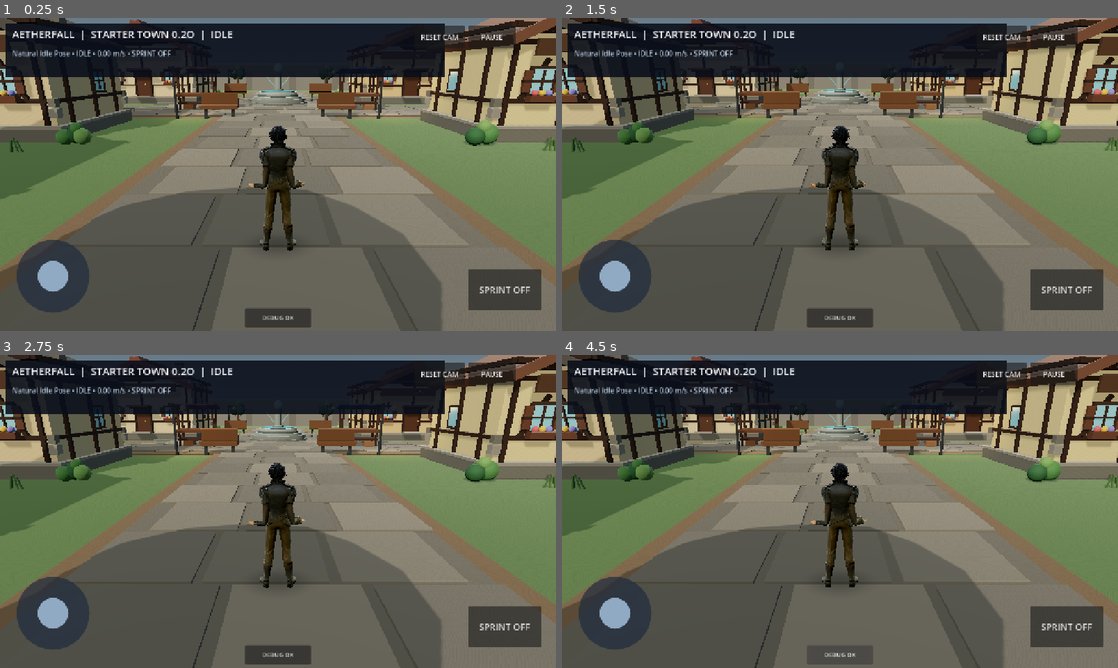
Above: before the commit, frames 1-4 (two rows, left to right).
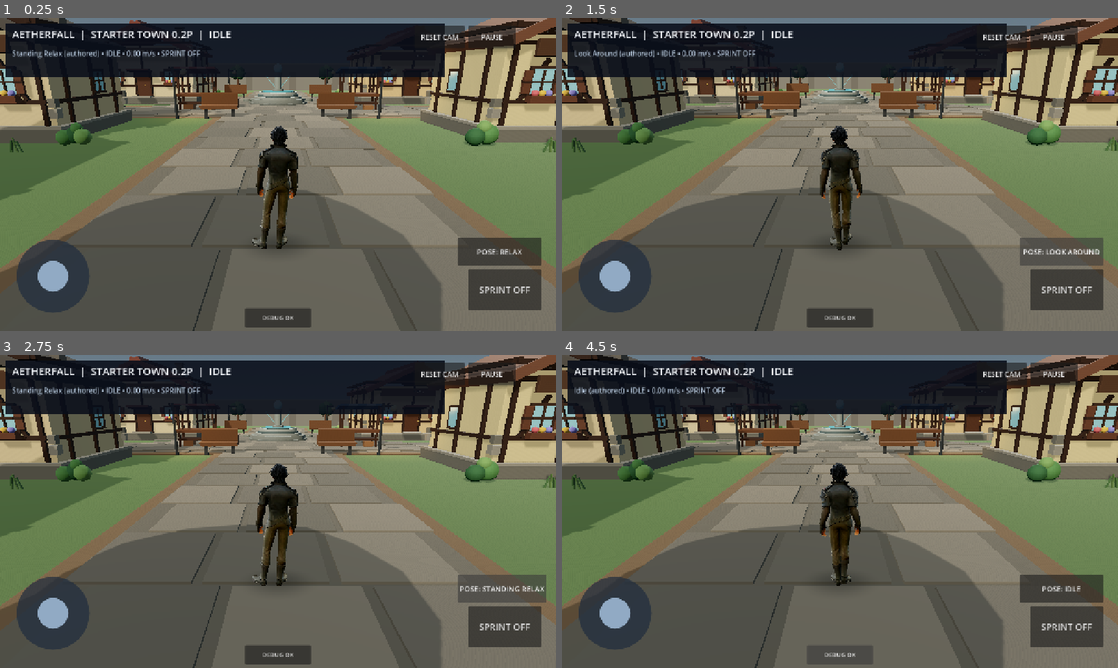
Above: after the commit, the same moments.

Repository: demetrecerrone-star/Aetherfall
Game: Godot game, scene res://starter_town.tscn
Same seed, same stepped clock (60 frames per second), same inputs: the game is played once before the commit and once after it.
Inputs (mouse positions are in pixels of both pictures, inside the frame that each line leads up to):
- Up to frame 1 (0.25 s): no input
- Up to frame 2 (1.5 s): click (1062, 252) at 0.5 s, where only the run after the commit has a clickable "POSE: RELAX"; click (1062, 252) at 1.25 s, where only the run after the commit has a clickable "POSE: IDLE"
- Up to frame 3 (2.75 s): click (500, 589) at 2 s, where only the run after the commit has a clickable "POSE: LOOK AROUND"
- Up to frame 4 (4.5 s): click (1062, 589) at 2.75 s, where only the run after the commit has a clickable "POSE: STANDING RELAX"; click "DEBUG OK" at 3.5 s; click "DEBUG OK" at 4.25 s

The runs differ from the first frame. In frame 1, 4.4% of the frame differs, in the area x 0-100%, y 0-100%; in frame 2, 4.8%; in frame 3, 4.3%; in frame 4, 4.4%.

Commit message:
Use original seven-clip Mixamo GLB, authored Standing Relax idle and phone pose selector v0.2P

Diff:
--- a/cleanroom/starter_town.gd
+++ b/cleanroom/starter_town.gd
@@ -3,7 +3,9 @@
 ## Loads the supplied GLB directly and adds game-ready preview behavior:
 ## gameplay locomotion test: touch movement, camera orbit, auto animation states, grounding.
 
-const MODEL_PATH := "res://models/tripo_adventurer.glb"
+# Same verified Mixamo/Tripo skin and rig, now with seven authored clips.
+const MODEL_PATH := "res://models/anime+adventurer+3d+model (1).glb"
+const IDLE_OPTIONS := ["standing_relax", "idle", "look_around"]
 const MOTION_BLEND_TIME := 0.24
 const WALK_SPEED := 0.92
 const RUN_SPEED := 1.06
@@ -13,10 +15,6 @@
 const FOOT_TO_SOLE_SOURCE_Y := 0.067
 const TOE_TO_SOLE_SOURCE_Y := 0.017
 const SOLE_CLEARANCE_WORLD := 0.010
-# Adjust idle stance separately from the already-calibrated sole-height offsets.
-const IDLE_ARM_LOWER_DEGREES := 86.0
-const IDLE_ELBOW_BEND_DEGREES := 12.0
-const IDLE_WRIST_ROLL_DEGREES := 92.0
 const WALK_WORLD_SPEED := 1.75
 const RUN_WORLD_SPEED := 4.15
 const MOVE_ACCEL := 7.5
@@ -39,7 +37,6 @@
 var _skeleton: Skeleton3D
 var _animation: AnimationPlayer
 var _neutral_pose: Array[Transform3D] = []
-var _idle_pose: Array[Transform3D] = []
 var _transition_from: Array[Transform3D] = []
 var _transition_elapsed := 0.0
 var _transitioning := false
@@ -70,7 +67,6 @@
 var _detail: Label
 var _motion := "IDLE"
 var _paused := false
-var _idle_time := 0.0
 var _loaded := false
 
 # Gameplay locomotion harness.
@@ -87,6 +83,8 @@
 var _joystick_base: Panel
 var _joystick_knob: Panel
 var _sprint_button: Button
+var _pose_button: Button
+var _idle_option_index := 0
 var _world_blockers: Array[Rect2] = []
 var _circle_blockers: Array[Vector3] = []
 var _boundary_flash := 0.0
@@ -1035,6 +1033,21 @@
     _sprint_button.toggled.connect(_on_sprint_toggled)
     ui.add_child(_sprint_button)
 
+    # Compare all three authored idle clips without another rebuild.
+    _pose_button = Button.new()
+    _pose_button.text = "POSE: RELAX"
+    _pose_button.anchor_left = 1.0
+    _pose_button.anchor_right = 1.0
+    _pose_button.anchor_top = 1.0
+    _pose_button.anchor_bottom = 1.0
+    _pose_button.offset_left = -226.0
+    _pose_button.offset_right = -34.0
+    _pose_button.offset_top = -215.0
+    _pose_button.offset_bottom = -150.0
+    _pose_button.add_theme_font_size_override("font_size", 17)
+    _pose_button.pressed.connect(_cycle_idle_pose)
+    ui.add_child(_pose_button)
+
     var pause_button := Button.new()
     pause_button.text = "PAUSE"
     pause_button.anchor_left = 1.0
@@ -1059,7 +1072,7 @@
 
 func _set_status(title: String, detail: String) -> void:
     if _status != null:
-        _status.text = "AETHERFALL  |  STARTER TOWN 0.2O  |  " + title
+        _status.text = "AETHERFALL  |  STARTER TOWN 0.2P  |  " + title
     if _detail != null:
         _detail.text = detail
 
@@ -1130,6 +1143,10 @@
     if walk_clip.is_empty() or run_clip.is_empty():
         _fail("Walk/Run clips were not found. Imported: %s" % [str(_animation.get_animation_list())])
         return
+    for idle_option in IDLE_OPTIONS:
+        if _clip_for(idle_option).is_empty():
+            _fail("Missing authored pose %s in: %s" % [idle_option, str(_animation.get_animation_list())])
+            return
 
     _neutral_pose.clear()
     for i in range(_skeleton.get_bone_count()):
@@ -1157,13 +1174,20 @@
 
     _neutral_hips_origin = _skeleton.get_bone_pose(_hips_index).origin
     _neutral_model_position = _model.position
-    _diag_stage("AF-PLAYER-320", "Rig ready. Building relaxed idle and sole grounding.")
-    _build_relaxed_idle_pose()
+    _diag_stage("AF-PLAYER-320", "Rig ready. Applying authored Standing Relax pose and sole grounding.")
+    # Advance to the real animation pose BEFORE measuring the shoe sole. Unlike
+    # the previous hand-rotated bind pose, this is exactly what the user sees.
+    var starting_idle := _selected_idle_clip()
+    var initial_anim := _animation.get_animation(starting_idle)
+    if initial_anim != null:
+        initial_anim.loop_mode = Animation.LOOP_LINEAR
+    _animation.play(starting_idle)
+    _animation.advance(0.0)
     _align_neutral_feet_to_floor()
 
     _loaded = true
     _set_motion("IDLE")
-    _set_status("READY", "Visual Pass 1 • object collision + wall boundary • Tap SPRINT • drag right side to look")
+    _set_status("READY", "Authored Mixamo idle poses • Tap POSE to compare • Joystick moves • Tap SPRINT to run")
     _diag_stage("AF-READY-900", "Starter Town, character, rig, animations and controls initialized successfully.")
 
 func _polish_actor_materials(node: Node) -> void:
@@ -1233,34 +1257,6 @@
             result.append(i)
     return result
 
-func _apply_relaxed_fingers() -> void:
-    if _skeleton == null:
-        return
-    # Keep finger joints loose, with a softer thumb bend. Only used in idle;
-    # Walk and Run continue to use the original Mixamo animation clips.
-    for i in range(_left_finger_bones.size()):
-        var bone_index := _left_finger_bones[i]
-        var name := String(_skeleton.get_bone_name(bone_index)).to_lower()
-        var amount := 11.0
-        if name.contains("thumb"):
-            amount = 6.0
-        elif name.ends_with("2"):
-            amount = 16.0
-        elif name.ends_with("3"):
-            amount = 19.0
-        _apply_local_rotation(bone_index, Vector3.FORWARD, amount)
-    for i in range(_right_finger_bones.size()):
-        var bone_index := _right_finger_bones[i]
-        var name := String(_skeleton.get_bone_name(bone_index)).to_lower()
-        var amount := -11.0
-        if name.contains("thumb"):
-            amount = -6.0
-        elif name.ends_with("2"):
-            amount = -16.0
-        elif name.ends_with("3"):
-            amount = -19.0
-        _apply_local_rotation(bone_index, Vector3.FORWARD, amount)
-
 func _clip_for(mode: String) -> String:
     if _animation == null:
         return ""
@@ -1281,40 +1277,71 @@
     _transition_elapsed = 0.0
     _transitioning = _transition_from.size() == _neutral_pose.size()
 
+func _selected_idle_clip() -> String:
+    return _clip_for(String(IDLE_OPTIONS[_idle_option_index]))
+
+
+func _idle_label() -> String:
+    match String(IDLE_OPTIONS[_idle_option_index]):
+        "standing_relax":
+            return "Standing Relax"
+        "idle":
+            return "Idle"
+        "look_around":
+            return "Look Around"
+    return "Idle"
+
+
+func _cycle_idle_pose() -> void:
+    if not _loaded or _paused:
+        return
+    _idle_option_index = (_idle_option_index + 1) % IDLE_OPTIONS.size()
+    if _pose_button != null:
+        _pose_button.text = "POSE: " + _idle_label().to_upper()
+    if _motion == "IDLE":
+        # Smooth transition from the current frame into the selected full-body
+        # authored pose, preserving the world actor's position and sole offset.
+        _set_motion("IDLE")
+    else:
+        _set_status(_motion, _motion_detail())
+
+
 func _set_motion(mode: String) -> void:
     if not _loaded or _animation == null:
         _motion = mode
         return
 
+    var clip_name := _selected_idle_clip() if mode == "IDLE" else _clip_for(mode)
+    if clip_name.is_empty():
+        _fail("Missing animation clip for " + mode)
+        return
+
     _capture_transition_pose()
     _paused = false
     _motion = mode
-
-    if mode == "IDLE":
-        # Preserve the current gait frame. _process blends it smoothly into the
-        # living neutral pose instead of snapping straight to bind pose.
-        _animation.stop(true)
-        _idle_time = 0.0
-    else:
-        var clip_name := _clip_for(mode)
-        if clip_name.is_empty():
-            _fail("Missing animation clip for " + mode)
-            return
-        var clip := _animation.get_animation(clip_name)
-        if clip != null:
-            clip.loop_mode = Animation.LOOP_LINEAR
-        var speed := WALK_SPEED if mode == "WALK" else RUN_SPEED
-        _animation.speed_scale = 1.0
-        # Manual skeleton blending below works even when coming from procedural idle.
-        _animation.play(clip_name, 0.0, speed)
-
+    var clip := _animation.get_animation(clip_name)
+    if clip != null:
+        clip.loop_mode = Animation.LOOP_LINEAR
+
+    var speed := 1.0
+    if mode == "WALK":
+        speed = WALK_SPEED
+    elif mode == "RUN":
+        speed = RUN_SPEED
+    _animation.speed_scale = 1.0
+    # Never stop() into a hand-twisted bind pose. All three idle modes are
+    # genuine animations driving every joint from the verified model.
+    _animation.play(clip_name, 0.0, speed)
     _set_status(mode, _motion_detail())
+
 
 func _motion_detail() -> String:
     var sprint_state := "SPRINT ON" if _sprint_held else "SPRINT OFF"
     if _boundary_flash > 0.0:
         return "COLLISION • %.2f m/s • %s • solid town geometry" % [_move_speed, sprint_state]
-    return "Natural Idle Pose • %s • %.2f m/s • %s" % [_motion, _move_speed, sprint_state]
+    var clip_label := _idle_label() if _motion == "IDLE" else _motion.capitalize()
+    return "%s (authored) • %s • %.2f m/s • %s" % [clip_label, _motion, _move_speed, sprint_state]
+
 
 func _on_sprint_toggled(enabled: bool) -> void:
     _sprint_held = enabled
@@ -1365,57 +1392,6 @@
     _move_input = Vector2.ZERO
     _move_touch = -1
     _set_joystick_visual(Vector2.ZERO)
-
-func _build_relaxed_idle_pose() -> void:
-    _idle_pose.clear()
-    if _skeleton == null or _neutral_pose.size() != _skeleton.get_bone_count():
-        return
-    # Start from the imported bind pose, then lower the T-pose arms into a
-    # relaxed game-ready stance. These signs are measured for this Mixamo rig.
-    for i in range(_neutral_pose.size()):
-        _skeleton.set_bone_pose(i, _neutral_pose[i])
-    # Relax both shoulders toward the thighs, add a small natural elbow bend,
-    # and remove the nearly 180-degree wrist twist visible in the 0.2N test.
-    _apply_local_rotation(_left_arm_index, Vector3.RIGHT, -IDLE_ARM_LOWER_DEGREES)
-    _apply_local_rotation(_right_arm_index, Vector3.RIGHT, IDLE_ARM_LOWER_DEGREES)
-    _apply_local_rotation(_left_forearm_index, Vector3.BACK, IDLE_ELBOW_BEND_DEGREES)
-    _apply_local_rotation(_right_forearm_index, Vector3.BACK, -IDLE_ELBOW_BEND_DEGREES)
-    _apply_local_rotation(_left_hand_index, Vector3.RIGHT, IDLE_WRIST_ROLL_DEGREES)
-    _apply_local_rotation(_right_hand_index, Vector3.RIGHT, IDLE_WRIST_ROLL_DEGREES)
-    _apply_relaxed_fingers()
-    for i in range(_skeleton.get_bone_count()):
-        _idle_pose.append(_skeleton.get_bone_pose(i))
-
-func _reset_idle_target() -> void:
-    if _skeleton == null or _idle_pose.size() != _skeleton.get_bone_count():
-        return
-    for i in range(_idle_pose.size()):
-        _skeleton.set_bone_pose(i, _idle_pose[i])
-
-func _apply_idle_offsets(delta: float) -> void:
-    _idle_time += delta
-    var breath := sin(_idle_time * TAU / 4.4)
-    var sway := sin(_idle_time * TAU / 6.8 + 0.7)
-
-    if _hips_index >= 0:
-        var hips := _skeleton.get_bone_pose(_hips_index)
-        hips.origin.y += breath * 0.0018
-        _skeleton.set_bone_pose(_hips_index, hips)
-    _apply_local_rotation(_spine_index, Vector3.RIGHT, breath * 0.55 + sway * 0.18)
-    _apply_local_rotation(_spine1_index, Vector3.RIGHT, breath * 0.75)
-    _apply_local_rotation(_spine1_index, Vector3.FORWARD, sway * 0.32)
-    _apply_local_rotation(_head_index, Vector3.UP, sway * 0.45)
-    _apply_local_rotation(_head_index, Vector3.RIGHT, -breath * 0.20)
-    # Breathing moves the upper arms subtly, never the knees or feet.
-    _apply_local_rotation(_left_arm_index, Vector3.FORWARD, breath * 0.32)
-    _apply_local_rotation(_right_arm_index, Vector3.FORWARD, -breath * 0.32)
-
-func _apply_local_rotation(index: int, axis: Vector3, degrees: float) -> void:
-    if index < 0 or index >= _neutral_pose.size():
-        return
-    var base := _skeleton.get_bone_pose(index)
-    var delta_basis := Basis(Quaternion(axis.normalized(), deg_to_rad(degrees)))
-    _skeleton.set_bone_pose(index, base * Transform3D(delta_basis, Vector3.ZERO))
 
 func _apply_transition(delta: float) -> void:
     if not _transitioning or _skeleton == null:
@@ -1663,9 +1639,6 @@
     _boundary_flash = maxf(0.0, _boundary_flash - delta)
     _update_gameplay_movement(delta)
     if _loaded and not _paused:
-        if _motion == "IDLE":
-            _reset_idle_target()
-            _apply_idle_offsets(delta)
         _apply_transition(delta)
         _lock_root_motion()
         _correct_foot_ground(delta)
